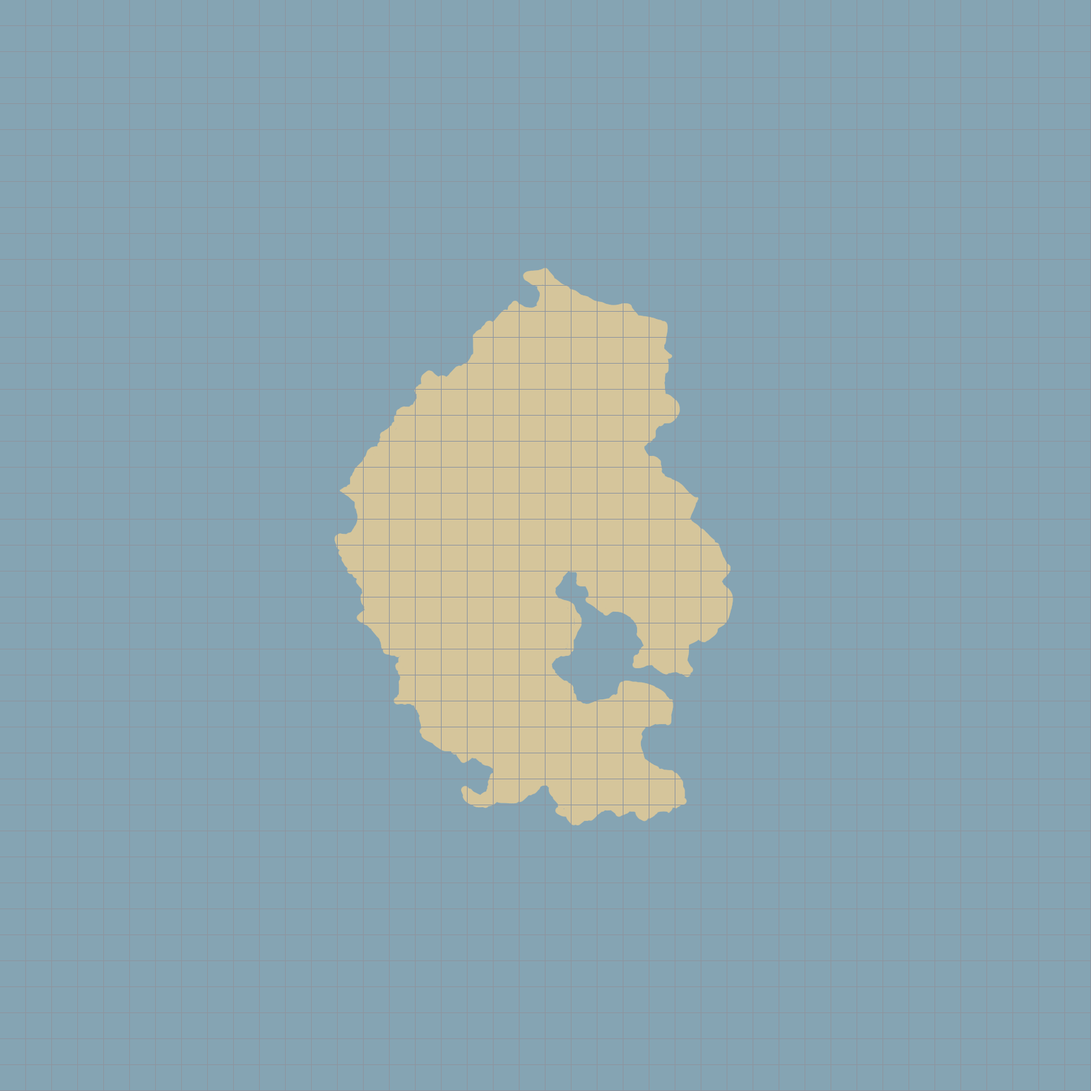
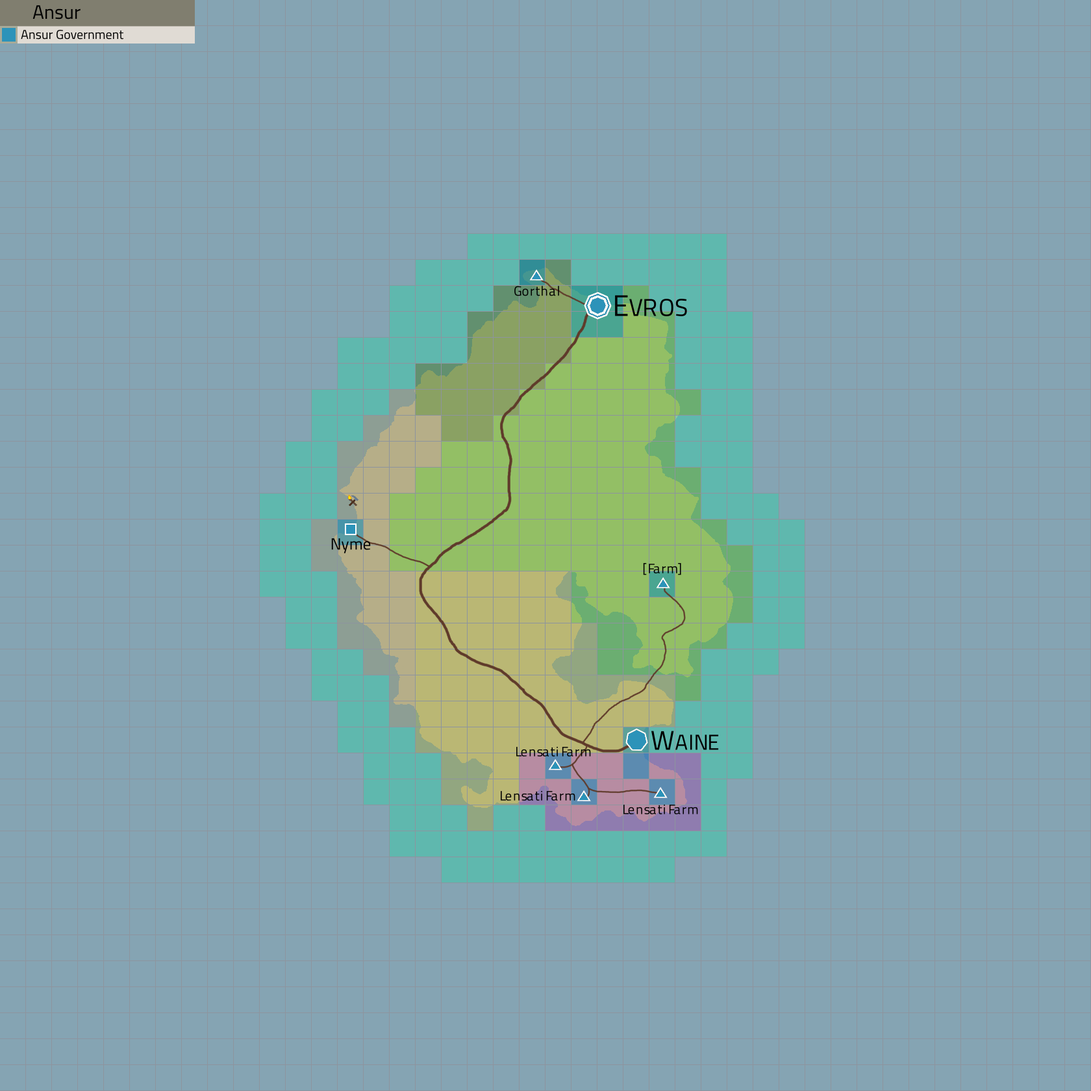
Revision of a layered 1091×1091 image; what changed, layer by layer:
added layer "PoIs" above "Settlements" over [307, 454, 433, 579]
added layer "Settlements" above "[Temp] Roads" over [265, 233, 724, 863]
added layer "[Temp] Roads" above "Legend" over [332, 249, 707, 831]
added layer "Legend" above "Factions" over [0, 0, 195, 44]
added layer "Factions" (50%) above "Regions" over [0, 0, 805, 883]
added layer "Regions" (50%) above "Grid" over [0, 0, 805, 883]
painted on "Grid" over [0, 0, 805, 883]
painted on "Landmass" over [332, 249, 749, 831]
painted on "Water" over [0, 0, 805, 883]
